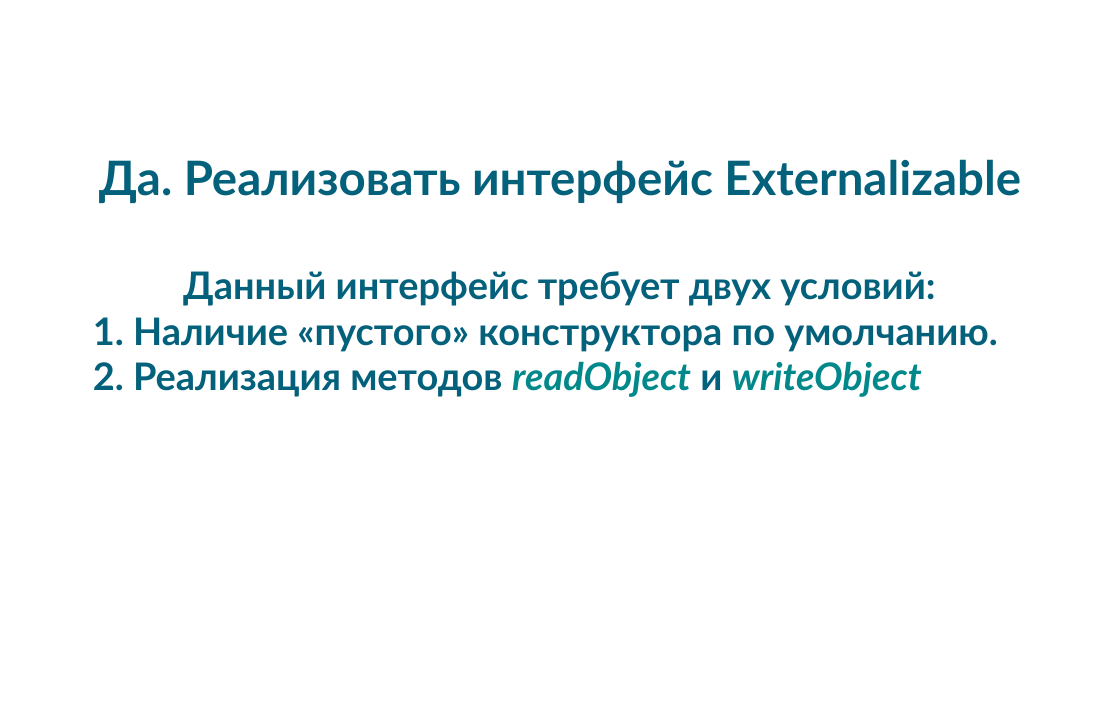
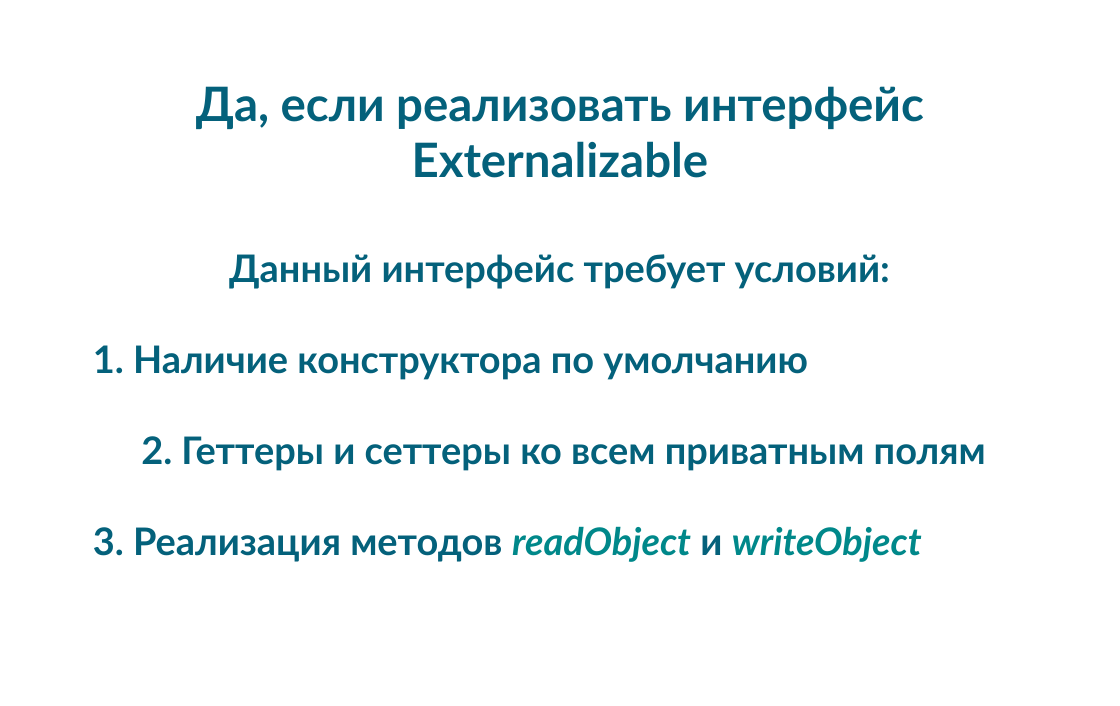
Before and after one commit to pixie1977/JavaSchoolSerialization, a slide deck: slide 22 of JavaSchoolSerialization.odp (slide 23 before the commit). Drawn at 1120x706 pixels with LibreOffice and Linux fonts; fonts in the diff are those of the drawing; background and template pictures are left out. Boxes give left, top, right and bottom in pixels: in the first picture for what was removed or moved away, otherwise in the second. Text is boxed around its words. In the diff, an @@ line names an element or a change of style, - is before the commit and + after.

```diff
--- a/JavaSchoolSerialization.odp
+++ b/JavaSchoolSerialization.odp
@@ subtitle at bbox=[93, 86, 986, 562]: text changed @@
-Да. Реализовать интерфейс Externalizable
-Данный интерфейс требует двух условий:
-1. Наличие «пустого» конструктора по умолчанию.
-2. Реализация методов readObject и writeObject
+Да, если реализовать интерфейс Externalizable
+Данный интерфейс требует условий:
+1. Наличие конструктора по умолчанию
+2. Геттеры и сеттеры ко всем приватным полям
+3. Реализация методов readObject и writeObject
```
Also in this commit, not shown: 9 other slides changed, 5 slides added, 1 slide removed.
